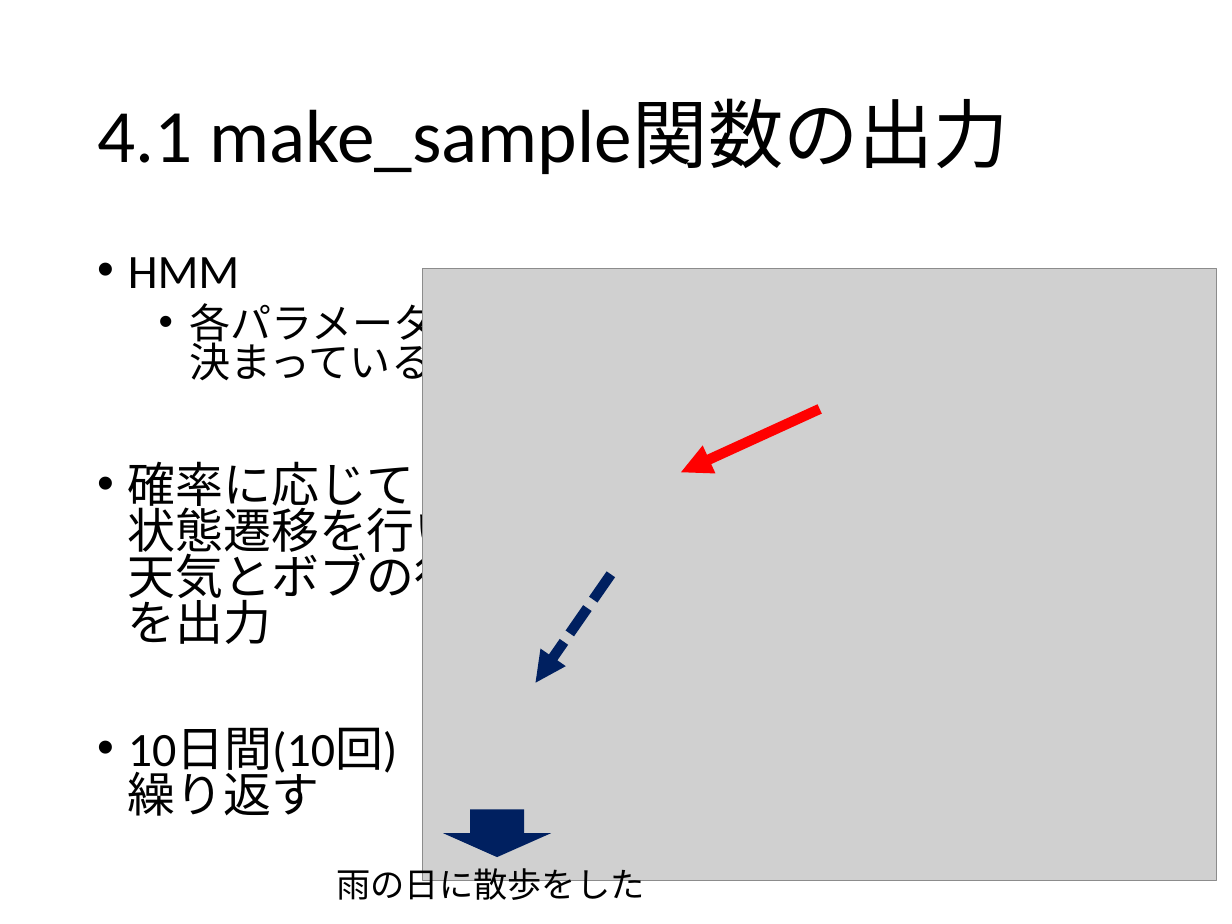
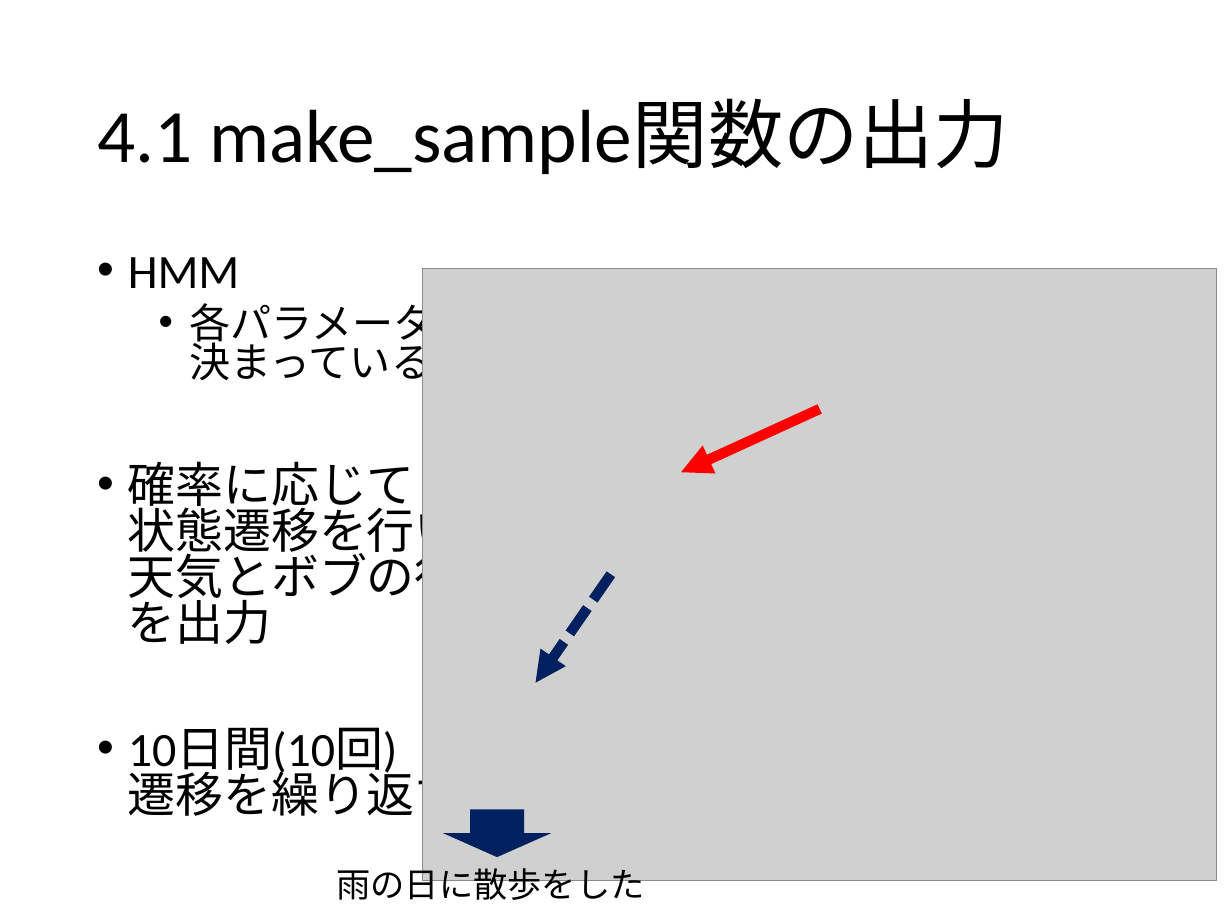
Before and after one commit to 2017B4/rinko, a slide deck: slide 12 of 輪講実習.pptx (slide 11 before the commit). Drawn at 1232x924 pixels with LibreOffice and Linux fonts; fonts in the diff are those of the drawing; grey boxes stand for pictures. Boxes give left, top, right and bottom in pixels: in the first picture for what was removed or moved away, otherwise in the second. Text is boxed around its words. In the diff, an @@ line names an element or a change of style, - is before the commit and + after.

```diff
--- a/輪講実習.pptx
+++ b/輪講実習.pptx
@@ text at [128,727,463,824]: text changed @@
-• 10日間(10回)
-  繰り返す
+• 10日間(10回)
+  遷移を繰り返す
```
Also in this commit, not shown: 19 other slides changed, 7 slides added, 1 slide removed.
